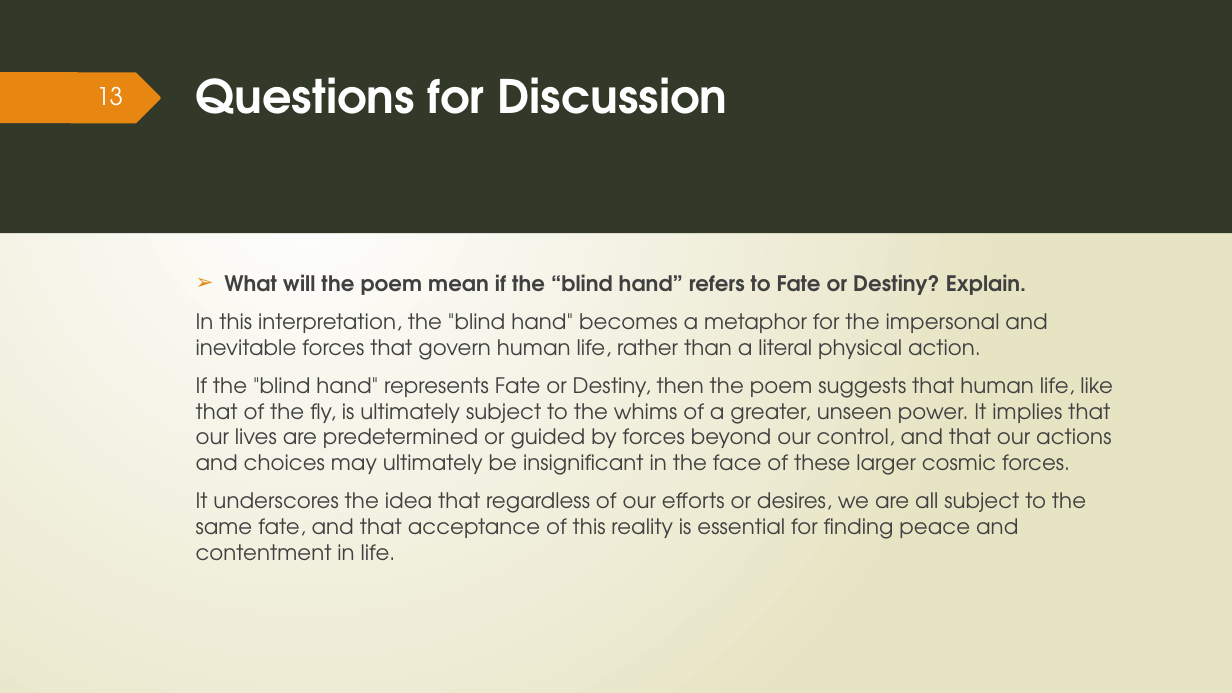
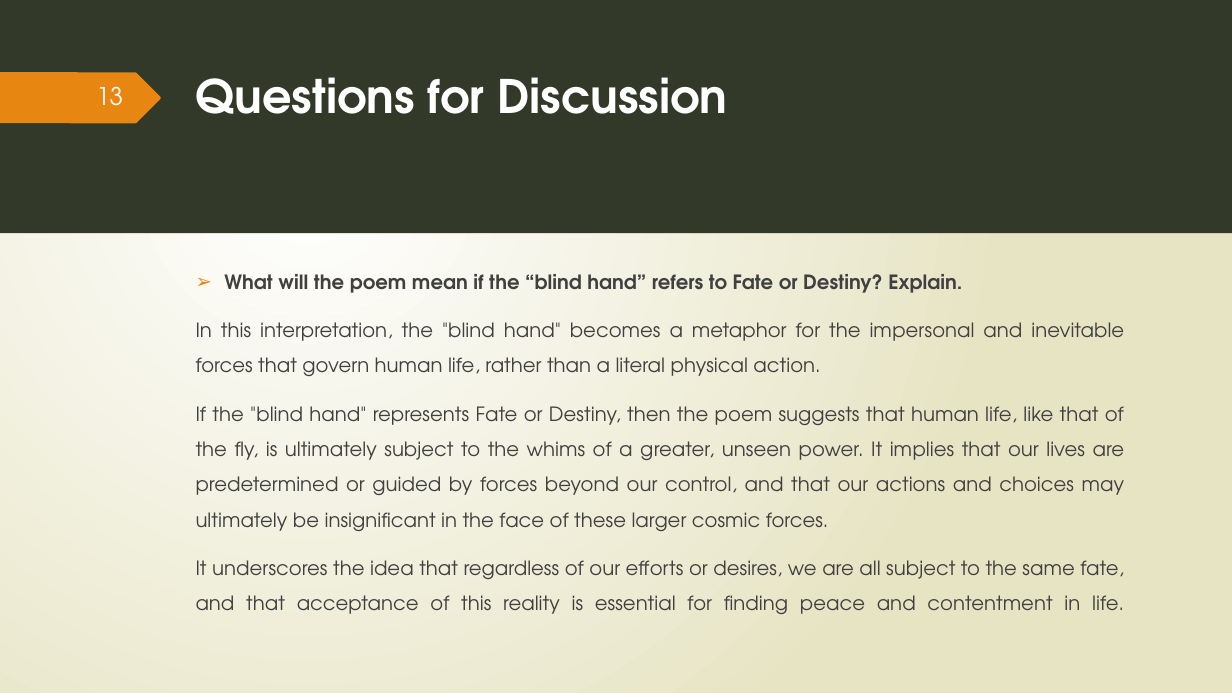
Before and after one commit to Sinmbf/BIM_Presentation, a slide deck: slide 13 of English/The Fly.pptx. Drawn at 1232x693 pixels with LibreOffice and Linux fonts; fonts in the diff are those of the drawing. Boxes give left, top, right and bottom in pixels: in the first picture for what was removed or moved away, otherwise in the second. Text is boxed around its words. In the diff, an @@ line names an element or a change of style, - is before the commit and + after.

```diff
--- a/English/The Fly.pptx
+++ b/English/The Fly.pptx
@@ text "What will the poem mean ..." at [196, 274, 1125, 614]: size 16.6 to 15.3 pt; alignment left to justified; line spacing 1 to 1.5 @@
```
Also in this commit, not shown: 11 other slides changed, 2 other files.
